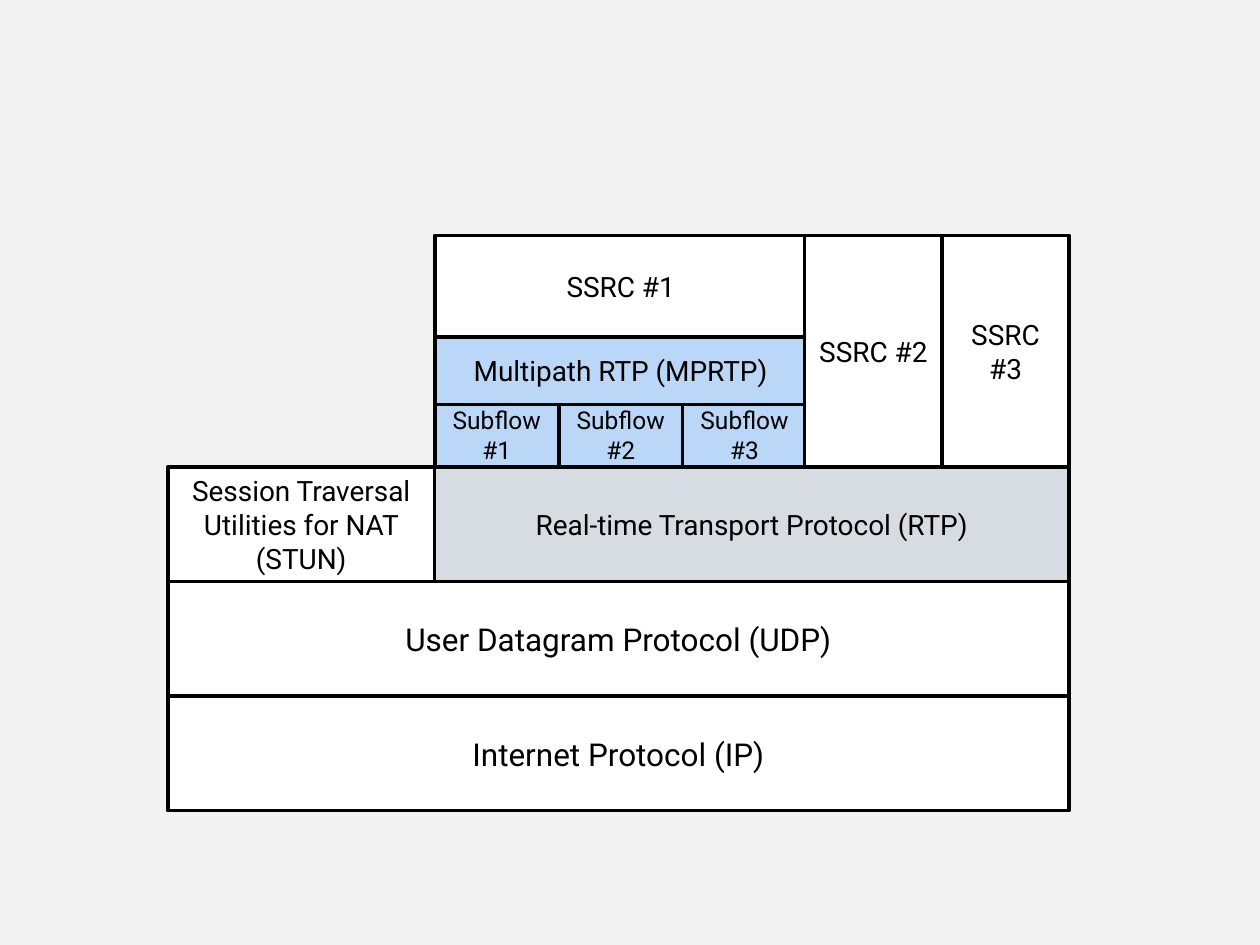
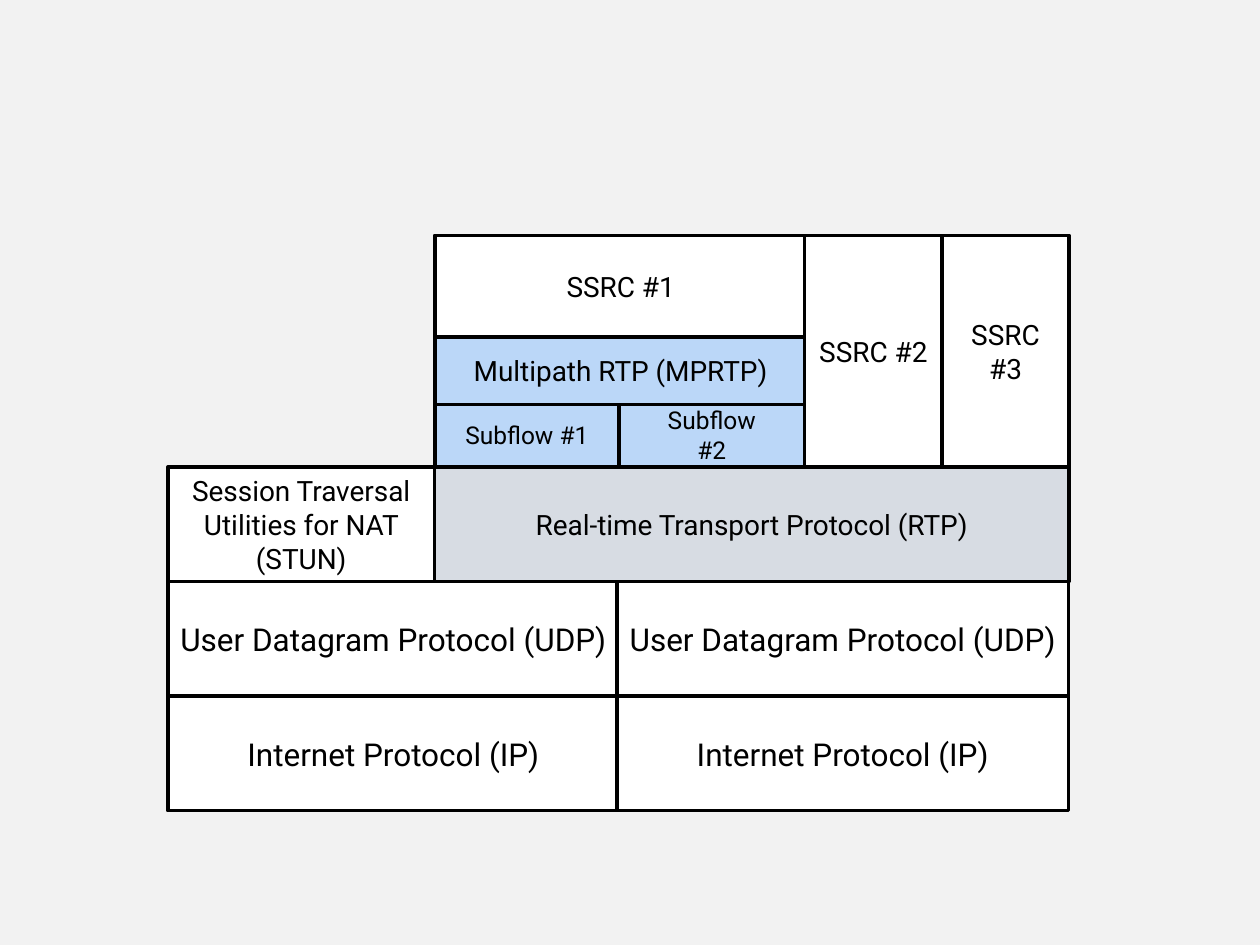
Before and after one commit to vr000m/PhD-thesis, a slide deck: slide 4 of graphs/source/chap5-src.pptx. Drawn at 1260x945 pixels with LibreOffice and Linux fonts; fonts in the diff are those of the drawing. Boxes give left, top, right and bottom in pixels: in the first picture for what was removed or moved away, otherwise in the second. Text is boxed around its words. In the diff, an @@ line names an element or a change of style, - is before the commit and + after.

Commit message:
updating figures
+mprtp-stack
+rtp-hdr
+ppt with fig

```diff
--- a/graphs/source/chap5-src.pptx
+++ b/graphs/source/chap5-src.pptx
@@ rectangle "Subflow #1": place and size @@
-rectangle "Subflow #1" at [435,403,558,467]
+rectangle "Subflow #1" at [435,403,619,467]
@@ rectangle "Subflow": place and size @@
-rectangle "Subflow" at [558,403,682,467]
+rectangle "Subflow" at [619,403,804,467]
@@ rectangle removed at [683,403,806,467] @@
-Subflow
-#3
@@ rectangle "User Datagram Protocol (UDP)": place and size @@
-rectangle "User Datagram Protocol (UDP)" at [168,582,1068,697]
+rectangle "User Datagram Protocol (UDP)" at [168,582,619,697]
@@ rectangle added at [617,582,1068,697], fill #FFFFFF, outline #000000 2 pt, 18 pt, text #000000 @@
+User Datagram Protocol (UDP)
@@ rectangle "Internet Protocol (IP)": place and size @@
-rectangle "Internet Protocol (IP)" at [168,697,1068,811]
+rectangle "Internet Protocol (IP)" at [168,697,619,811]
@@ rectangle added at [617,697,1068,811], fill #FFFFFF, outline #000000 2 pt, 18 pt, text #000000 @@
+Internet Protocol (IP)
```
Also in this commit, not shown: 2 other files.
